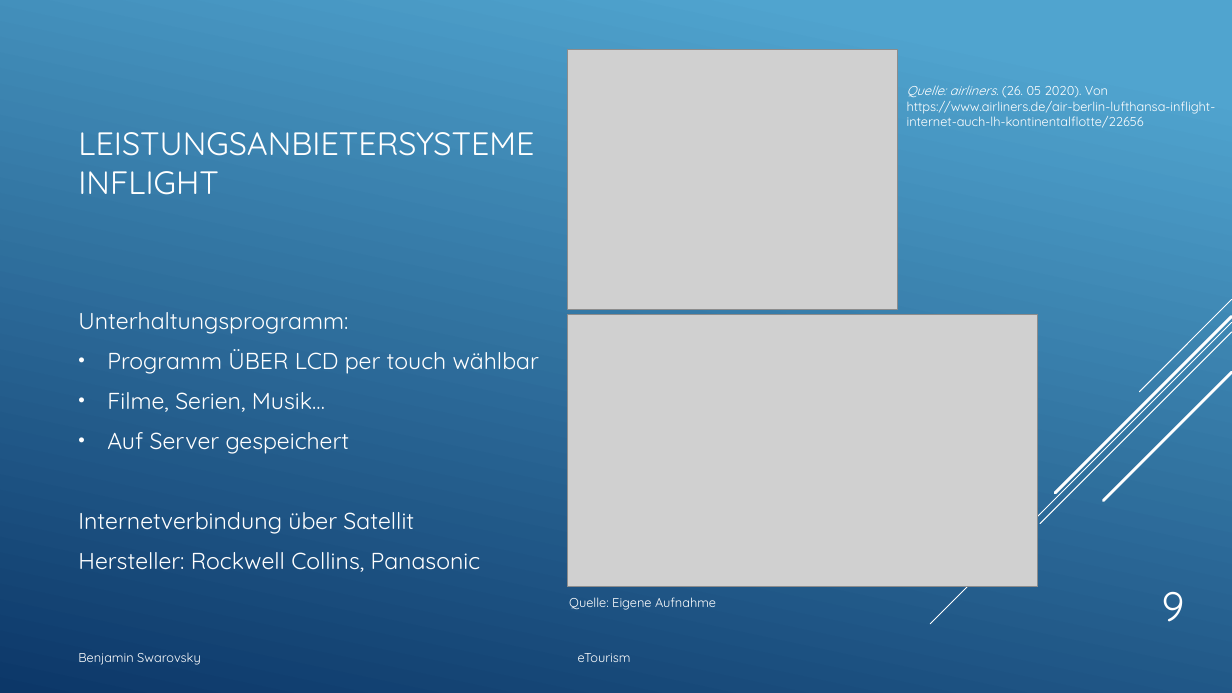
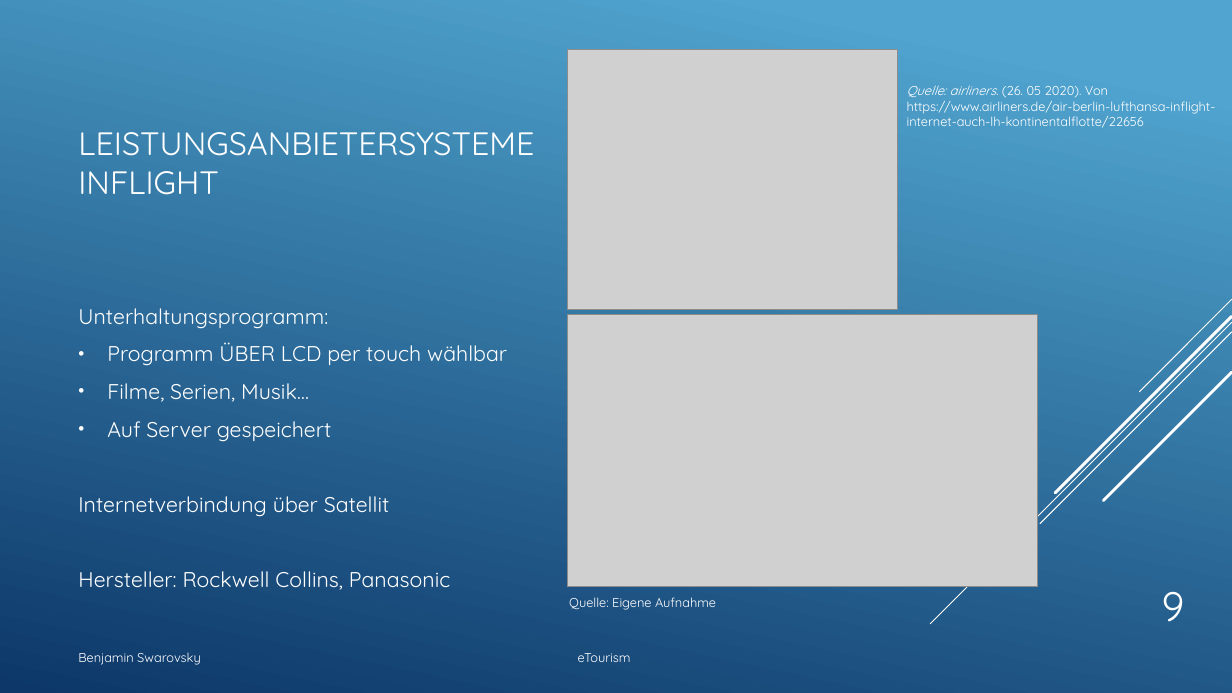
Before and after one commit to BenjaminS01/eTourism, a slide deck: slide 9 of Etourism1.pptx. Drawn at 1232x693 pixels with LibreOffice and Linux fonts; fonts in the diff are those of the drawing; grey boxes stand for pictures. Boxes give left, top, right and bottom in pixels: in the first picture for what was removed or moved away, otherwise in the second. Text is boxed around its words. In the diff, an @@ line names an element or a change of style, - is before the commit and + after.

```diff
--- a/Etourism1.pptx
+++ b/Etourism1.pptx
@@ text "Unterhaltungsprogramm:" at [78, 308, 507, 590]: size 18 to 16.6 pt @@
```
Also in this commit, not shown: 3 other slides changed.
